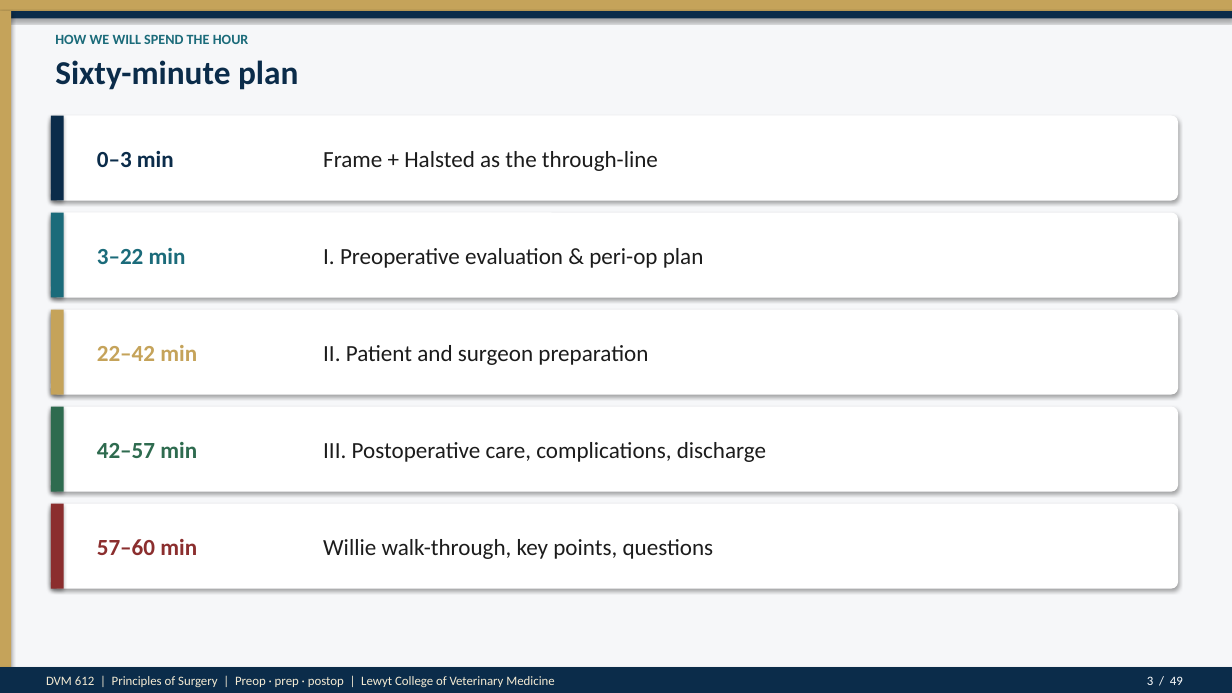
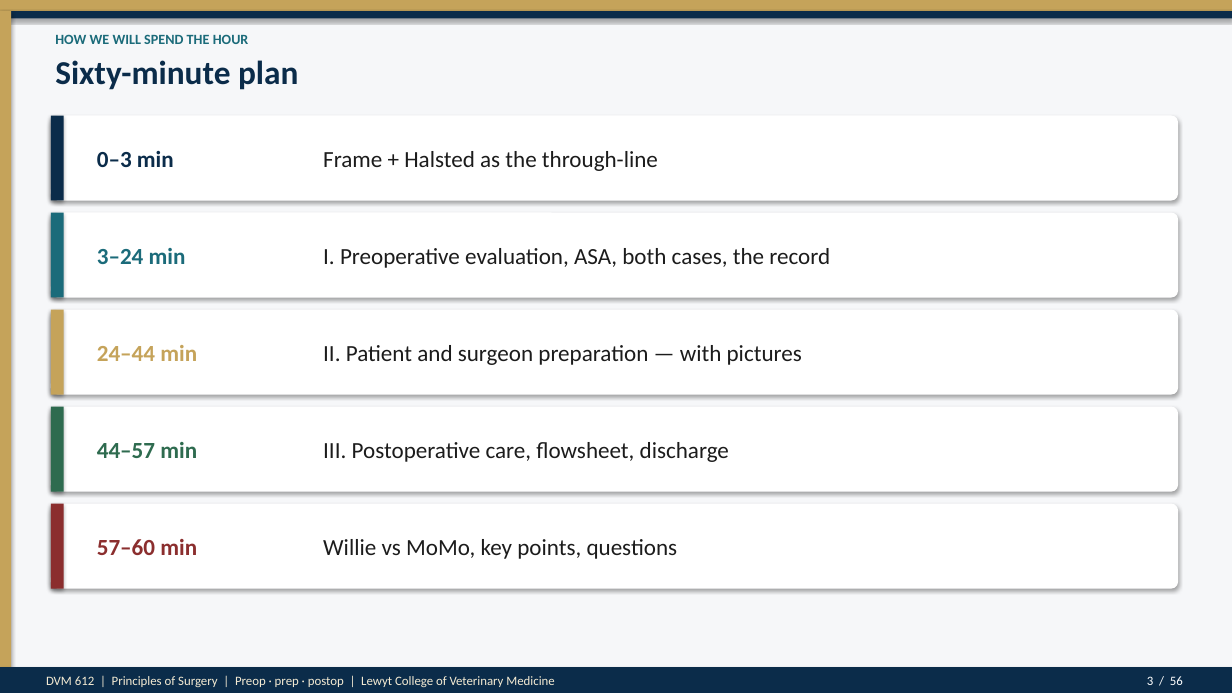
Before and after one commit to drkimvet/happycare, a slide deck: slide 3 of lectures/DVM-612_Week4_Preop_PatientPrep_Postop.pptx. Drawn at 1232x693 pixels with LibreOffice and Linux fonts; fonts in the diff are those of the drawing. Boxes give left, top, right and bottom in pixels: in the first picture for what was removed or moved away, otherwise in the second. Text is boxed around its words. In the diff, an @@ line names an element or a change of style, - is before the commit and + after.

```diff
--- a/lectures/DVM-612_Week4_Preop_PatientPrep_Postop.pptx
+++ b/lectures/DVM-612_Week4_Preop_PatientPrep_Postop.pptx
@@ text at <box>97,248,186,264</box>: text changed @@
-3–22 min
+3–24 min
@@ text at <box>323,248,830,268</box>: text changed @@
-I. Preoperative evaluation & peri-op plan
+I. Preoperative evaluation, ASA, both cases, the record
@@ text at <box>97,345,197,361</box>: text changed @@
-22–42 min
+24–44 min
@@ text at <box>323,345,802,365</box>: text changed @@
-II. Patient and surgeon preparation
+II. Patient and surgeon preparation — with pictures
@@ text at <box>97,442,197,458</box>: text changed @@
-42–57 min
+44–57 min
@@ text at <box>323,442,729,462</box>: text changed @@
-III. Postoperative care, complications, discharge
+III. Postoperative care, flowsheet, discharge
@@ text at <box>323,539,678,559</box>: text changed @@
-Willie walk-through, key points, questions
+Willie vs MoMo, key points, questions
@@ text at <box>1147,676,1183,685</box>: text changed @@
-3 / 49
+3 / 56
```
Also in this commit, not shown: 47 other slides changed, 8 slides added, 1 slide removed, 16 other files.
